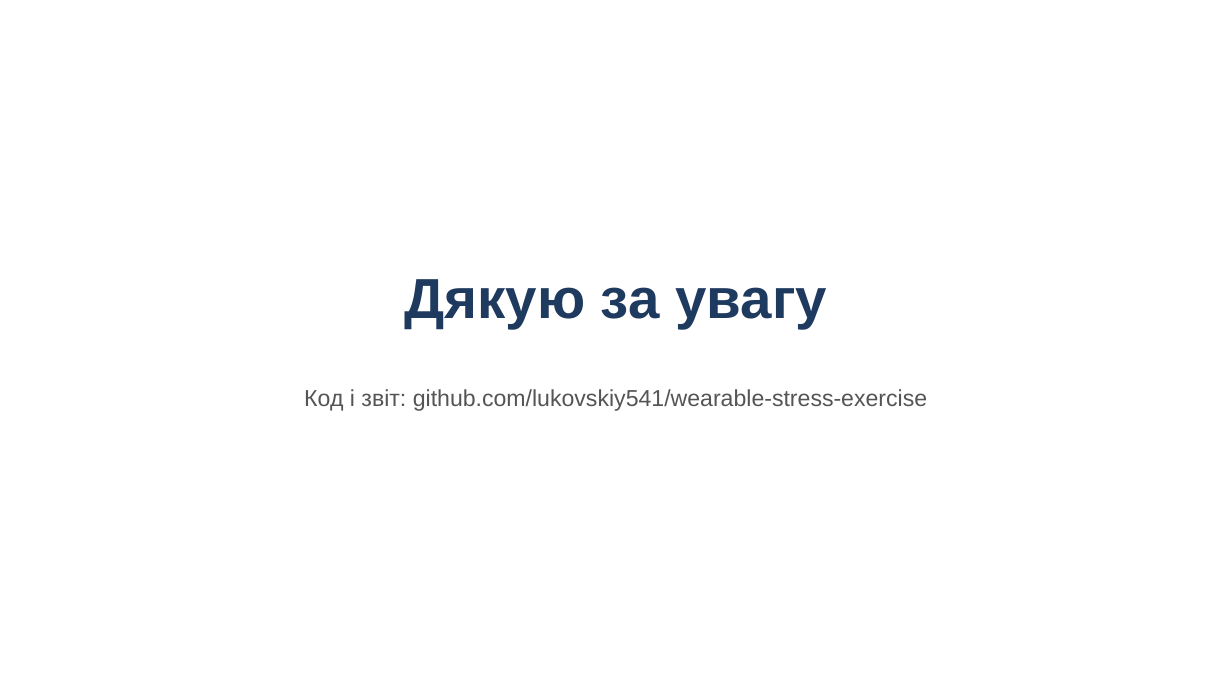
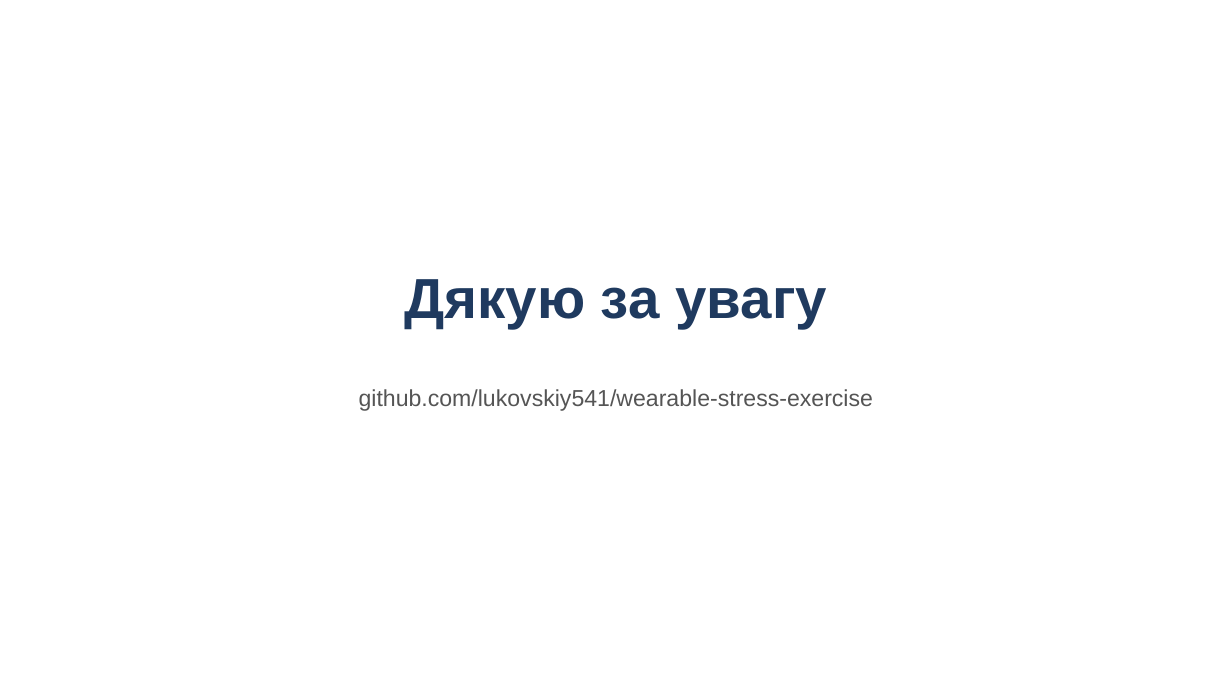
Before and after one commit to lukovskiy541/wearable-stress-exercise, a slide deck: slide 12 of presentation.pptx. Drawn at 1232x693 pixels with LibreOffice and Linux fonts; fonts in the diff are those of the drawing. Boxes give left, top, right and bottom in pixels: in the first picture for what was removed or moved away, otherwise in the second. Text is boxed around its words. In the diff, an @@ line names an element or a change of style, - is before the commit and + after.

Commit message:
Simplify presentation, add speech text

```diff
--- a/presentation.pptx
+++ b/presentation.pptx
@@ text at bbox=[359, 389, 873, 411]: text changed @@
-Код і звіт: github.com/lukovskiy541/wearable-stress-exercise
+github.com/lukovskiy541/wearable-stress-exercise
```
Also in this commit, not shown: 3 other slides changed, 8 slides added, 8 slides removed, 2 other files.
